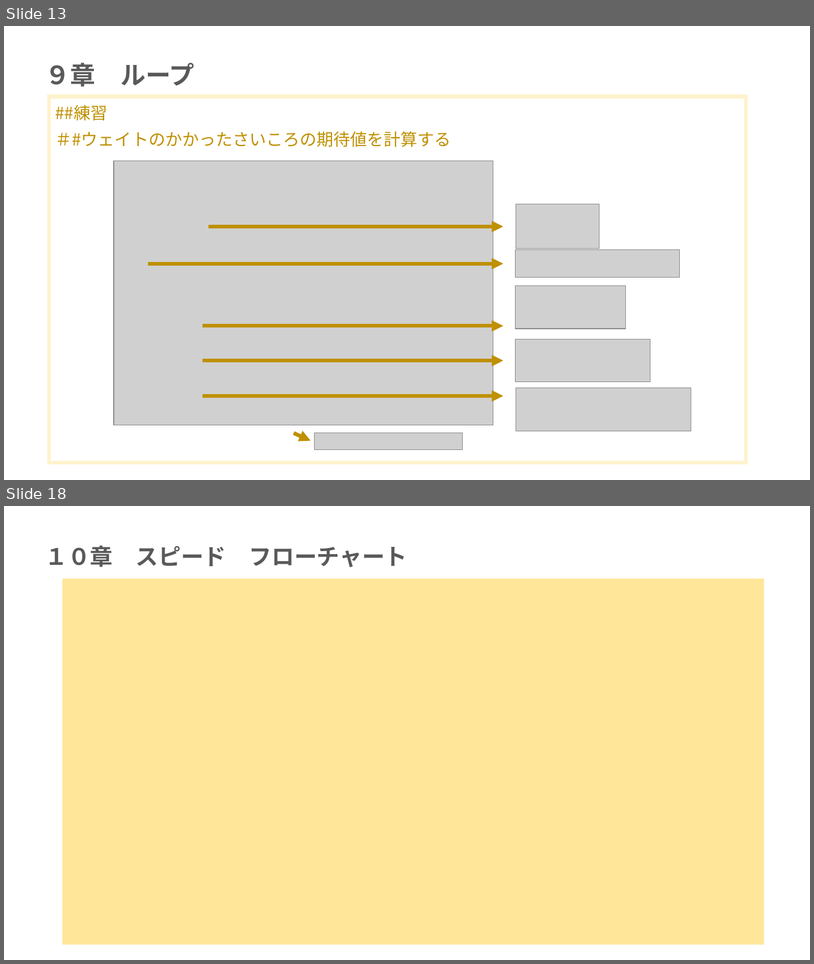
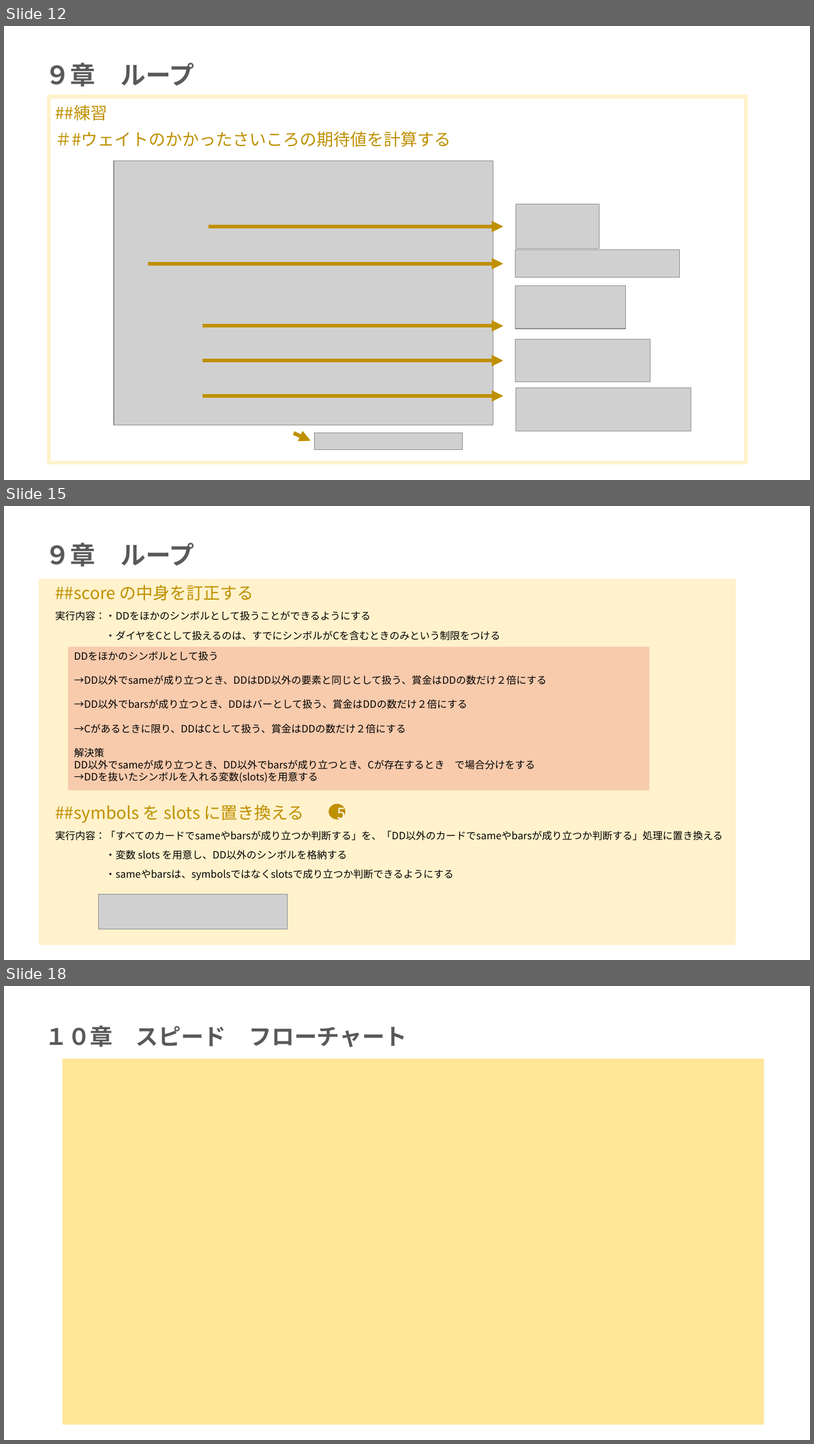
Before and after one commit to mei-517/r-practice-part3, a slide deck: 永井芽衣_Rpart3.pptx. Shown one above the other, each under a label of ours: slides 13 and 18 before the commit, slides 12, 15 and 18 after it; the slides between them are not shown. The pictures are 814x964 and 814x1444 pixels, drawn with LibreOffice and Linux fonts; fonts in the diff are those of the drawing; grey boxes stand for pictures. Boxes give left, top, right and bottom in pixels: in the first picture for what was removed or moved away, otherwise in the second. Text is boxed around its words. In the diff, an @@ line names an element or a change of style, - is before the commit and + after.

```diff
--- a/永井芽衣_Rpart3.pptx
+++ b/永井芽衣_Rpart3.pptx
@@ slide 15 added at <box>4,506,810,960</box>, background #FFFFFF @@
@@ title added at <box>45,543,194,567</box>, 30 pt, text #595959, bold @@
+９章 ループ
@@ rectangle added at <box>39,579,737,945</box>, fill #FFF2CC @@
@@ subtitle added at <box>55,585,723,880</box>, 12 pt, text #000000 @@
+##score の中身を訂正する
+実行内容：・DDをほかのシンボルとして扱うことができるようにする
+・ダイヤをCとして扱えるのは、すでにシンボルがCを含むときのみという制限をつける
+##symbols を slots に置き換える
+実行内容：「すべてのカードでsameやbarsが成り立つか判断する」を、「DD以外のカードでsameやbarsが成り立つか判断する」処理に置き換える
+・変数 slots を用意し、DD以外のシンボルを格納する
+・sameやbarsは、symbolsではなくslotsで成り立つか判断できるようにする
@@ rectangle added at <box>68,647,650,790</box>, fill #F8CBAD, 12 pt, text #000000 @@
+DDをほかのシンボルとして扱う
+→DD以外でsameが成り立つとき、DDはDD以外の要素と同じとして扱う、賞金はDDの数だけ２倍にする
+→DD以外でbarsが成り立つとき、DDはバーとして扱う、賞金はDDの数だけ２倍にする
+→Cがあるときに限り、DDはCとして扱う、賞金はDDの数だけ２倍にする
+解決策
+DD以外でsameが成り立つとき、DD以外でbarsが成り立つとき、Cが存在するとき で場合分けをする
+→DDを抜いたシンボルを入れる変数(slots)を用意する
@@ ellipse added at <box>329,804,346,819</box>, fill #BF9000, 18 pt, text #FFFFFF @@
+5
@@ picture added at <box>99,894,288,929</box> @@
@@ what was slide 13 is now slide 12 @@
```
Also in this commit, not shown: 5 slides changed, 1 other slide added, 2 slides removed, 1 other file.
